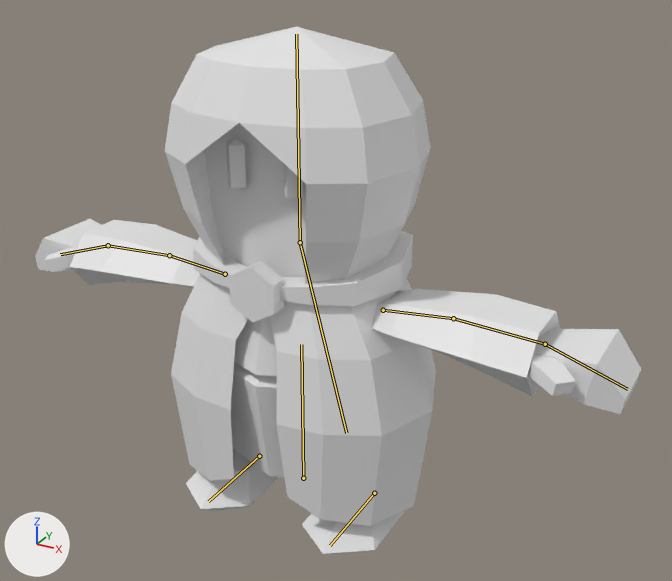
Renders of the FBX model Assets/models/player.fbx from each side of a commit.
Camera for both pictures: a 50 mm camera at (1.78, -2.95, 1.65) aimed at (0.1, 0.11, 0.12). The lights are fixed; the arrows at lower left show +X, +Y and +Z. The bones that change are drawn over the model as lines.
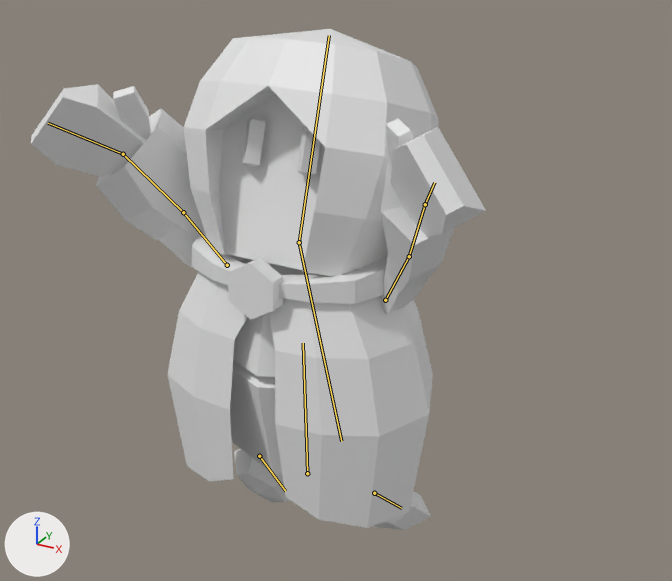
The newer file adds an action. The first version stands in its rest pose; the second is drawn at frame 24 of the action 'Armature|ledge'.

Pixel boxes [x1, y1, x2, y2] of what changed, in the pictures (672 x 581 px):
'Cube.003', posed (25% narrower): before [35, 27, 642, 554]; after [31, 29, 486, 530]
bone 'lower_torso', root to tip: before (303, 478) to (301, 344); after (307, 473) to (303, 343)
bone 'head', root to tip: before (300, 242) to (296, 34); after (299, 242) to (329, 35)
bone 'right_upper_arm', root to tip: before (225, 274) to (169, 255); after (227, 265) to (183, 212)
bone 'right_lower_arm', root to tip: before (169, 255) to (108, 245); after (183, 212) to (123, 154)
bone 'right_hand', root to tip: before (108, 245) to (60, 254); after (123, 154) to (48, 123)
bone 'left_upper_arm', root to tip: before (383, 310) to (453, 318); after (385, 300) to (409, 256)
bone 'left_lower_arm', root to tip: before (453, 318) to (545, 344); after (409, 256) to (425, 204)
bone 'left_hand', root to tip: before (545, 344) to (627, 389); after (425, 204) to (434, 182)
bone 'cape', root to tip: before (300, 242) to (346, 433); after (299, 242) to (341, 441)
bone 'right_feet', root to tip: before (259, 456) to (208, 501); after (259, 456) to (285, 491)
bone 'left_feet', root to tip: before (374, 493) to (330, 545); after (374, 493) to (401, 508)

The change, as a diff of the scene's bpy script:
```diff
--- a/Assets/models/player.fbx.py
+++ b/Assets/models/player.fbx.py
@@ bone_lower_torso @@
 bone_lower_torso = bpy.data.objects['Armature'].pose.bones['lower_torso']
-bone_lower_torso.location = (0.0, 0.0, 0.0)
-bone_lower_torso.rotation_quaternion = (1.0, 0.0, 0.0, 0.0)  # degrees (0, 0, 0)
+bone_lower_torso.location = (0.0, 0.002, -0.035)
+bone_lower_torso.rotation_quaternion = (1.0, 0.017, 0.0, 0.0)  # degrees (2, 0, 0)
@@ bone_head @@
 bone_head = bpy.data.objects['Armature'].pose.bones['head']  # child of 'upper_torso'
-bone_head.rotation_quaternion = (1.0, 0.0, 0.0, 0.0)  # degrees (0, 0, 0)
+bone_head.rotation_quaternion = (0.985, -0.172, 0.0, 0.0)  # degrees (-20, 0, 0)
@@ bone_right_upper_arm @@
 bone_right_upper_arm = bpy.data.objects['Armature'].pose.bones['right_upper_arm']  # child of 'upper_torso'
-bone_right_upper_arm.location = (0.0, 0.0, 0.0)
-bone_right_upper_arm.rotation_quaternion = (1.0, 0.0, 0.0, 0.0)  # degrees (0, 0, 0)
+bone_right_upper_arm.location = (0.032, 0.003, -0.016)
+bone_right_upper_arm.rotation_quaternion = (0.282, 0.475, 0.833, 0.019)  # degrees (-20, 153, -64)
@@ bone_right_lower_arm @@
 bone_right_lower_arm = bpy.data.objects['Armature'].pose.bones['right_lower_arm']  # child of 'right_upper_arm'
-bone_right_lower_arm.rotation_quaternion = (1.0, 0.0, 0.0, 0.0)  # degrees (0, 0, 0)
+bone_right_lower_arm.rotation_quaternion = (0.997, 0.006, -0.005, -0.077)  # degrees (1, -1, -9)
@@ bone_right_hand @@
 bone_right_hand = bpy.data.objects['Armature'].pose.bones['right_hand']  # child of 'right_lower_arm'
-bone_right_hand.rotation_quaternion = (1.0, 0.0, 0.0, 0.0)  # degrees (0, 0, 0)
+bone_right_hand.rotation_quaternion = (0.931, 0.049, -0.295, -0.21)  # degrees (15, -32, -30)
@@ bone_left_upper_arm @@
 bone_left_upper_arm = bpy.data.objects['Armature'].pose.bones['left_upper_arm']  # child of 'upper_torso'
-bone_left_upper_arm.location = (0.0, 0.0, 0.0)
-bone_left_upper_arm.rotation_quaternion = (1.0, 0.0, 0.0, 0.0)  # degrees (0, 0, 0)
+bone_left_upper_arm.location = (-0.032, 0.003, -0.016)
+bone_left_upper_arm.rotation_quaternion = (-0.282, -0.475, 0.833, 0.019)  # degrees (-20, -153, 64)
@@ bone_left_lower_arm @@
 bone_left_lower_arm = bpy.data.objects['Armature'].pose.bones['left_lower_arm']  # child of 'left_upper_arm'
-bone_left_lower_arm.rotation_quaternion = (1.0, 0.0, 0.0, 0.0)  # degrees (0, 0, 0)
+bone_left_lower_arm.rotation_quaternion = (0.997, -0.006, 0.005, -0.077)  # degrees (-1, 1, -9)
@@ bone_left_hand @@
 bone_left_hand = bpy.data.objects['Armature'].pose.bones['left_hand']  # child of 'left_lower_arm'
-bone_left_hand.rotation_quaternion = (1.0, 0.0, 0.0, 0.0)  # degrees (0, 0, 0)
+bone_left_hand.rotation_quaternion = (0.931, -0.049, 0.295, -0.21)  # degrees (-15, 32, -30)
@@ bone_cape @@
 bone_cape = bpy.data.objects['Armature'].pose.bones['cape']  # child of 'upper_torso'
-bone_cape.rotation_quaternion = (1.0, 0.0, 0.0, 0.0)  # degrees (0, 0, 0)
+bone_cape.rotation_quaternion = (0.999, -0.039, 0.0, 0.0)  # degrees (-4, 0, 0)
@@ bone_right_feet @@
 bone_right_feet = bpy.data.objects['Armature'].pose.bones['right_feet']
-bone_right_feet.rotation_quaternion = (1.0, 0.0, 0.0, 0.0)  # degrees (0, 0, 0)
+bone_right_feet.rotation_quaternion = (0.477, 0.879, 0.0, 0.0)  # degrees (123, 0, 0)
@@ bone_left_feet @@
 bone_left_feet = bpy.data.objects['Armature'].pose.bones['left_feet']
-bone_left_feet.rotation_quaternion = (1.0, 0.0, 0.0, 0.0)  # degrees (0, 0, 0)
+bone_left_feet.rotation_quaternion = (0.363, 0.932, 0.0, 0.0)  # degrees (137, 0, 0)
```
